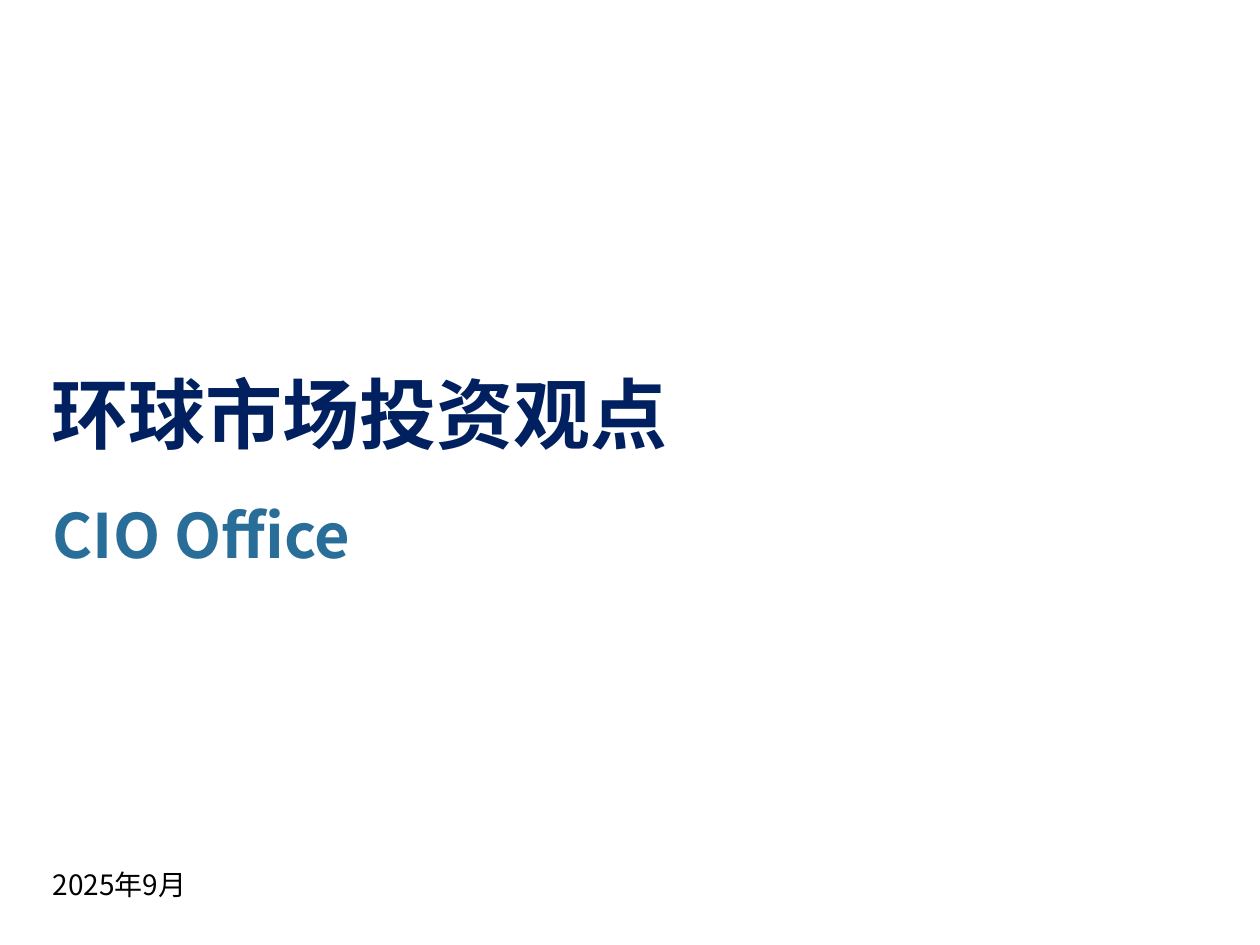
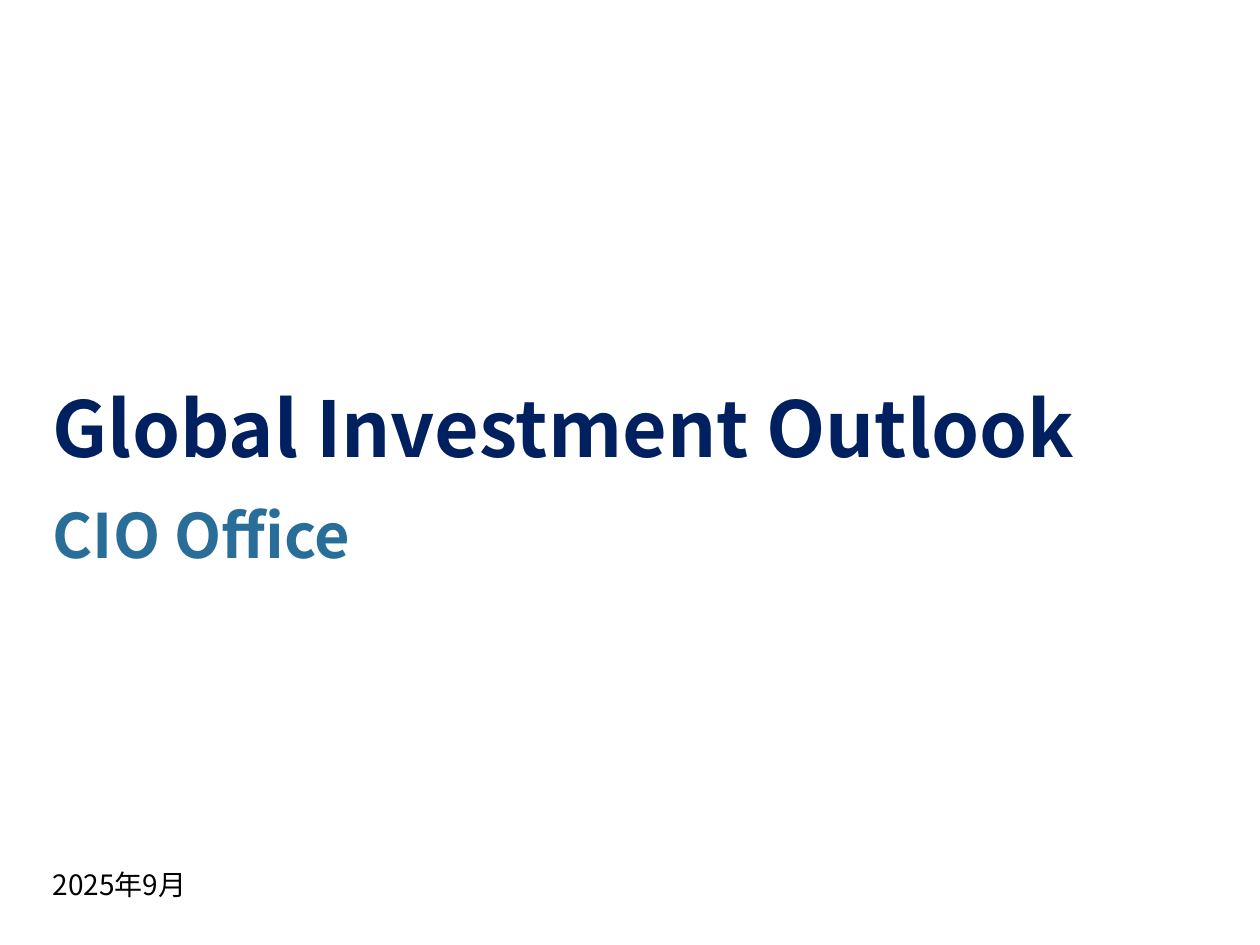
Before and after one commit to Charlotte-fargo/ai_ppt, a slide deck: slide 1 of template/AI PPT v5.pptx. Drawn at 1260x945 pixels with LibreOffice and Linux fonts; fonts in the diff are those of the drawing; background and template pictures are left out. Boxes give left, top, right and bottom in pixels: in the first picture for what was removed or moved away, otherwise in the second. Text is boxed around its words. In the diff, an @@ line names an element or a change of style, - is before the commit and + after.

```diff
--- a/template/AI PPT v5.pptx
+++ b/template/AI PPT v5.pptx
@@ title removed at (x1=51, y1=377, x2=667, y2=450) @@
-环球市场投资观点
@@ text added at (x1=53, y1=395, x2=1074, y2=458), 44 pt, text #002060, bold @@
+Global Investment Outlook
```
Also in this commit, not shown: 2 other files.
